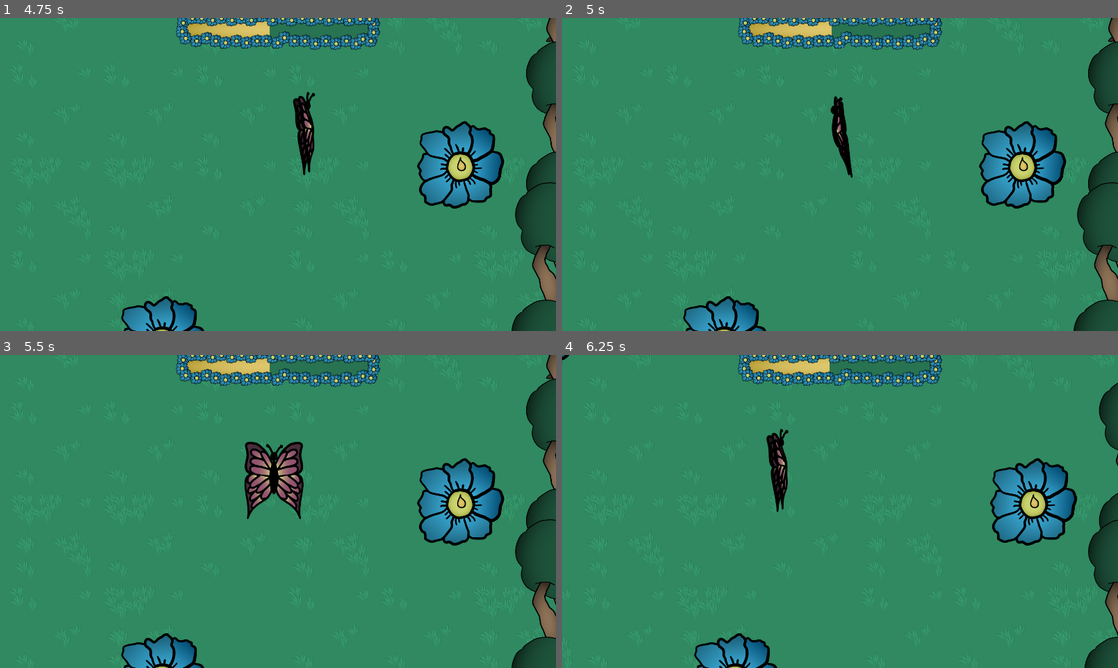
Above: before the commit, frames 1-4 (two rows, left to right).
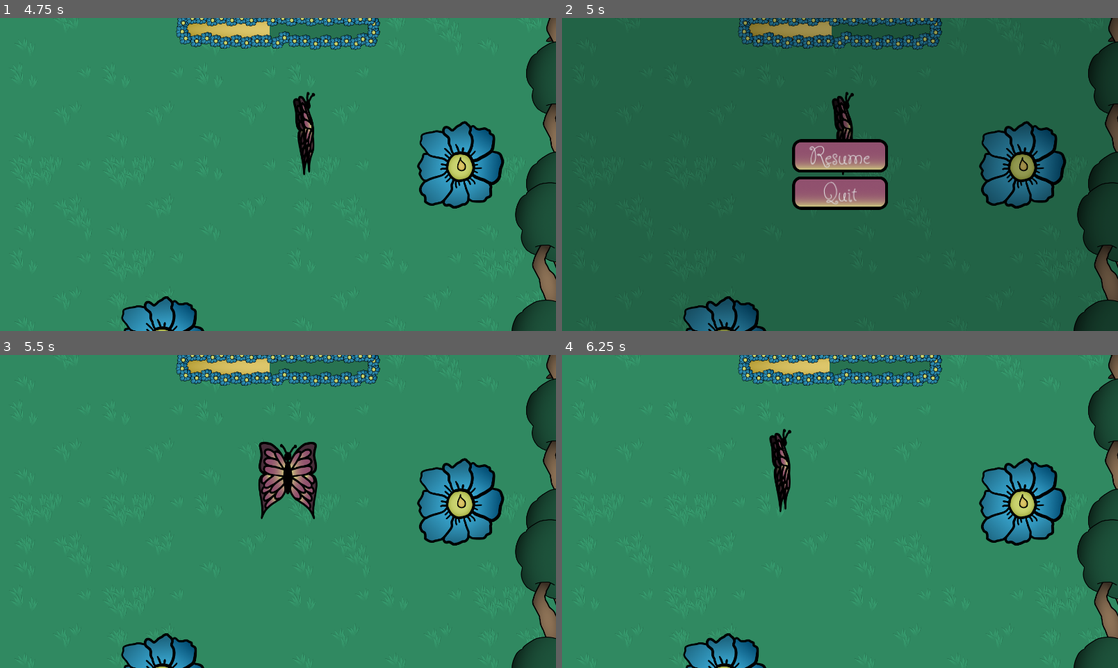
Above: after the commit, the same moments.

Repository: VRiveland/hungry-hungry-butterfly
Game: Godot game, scene res://Scenes/main_menu.tscn
Same seed, same stepped clock (60 frames per second), same inputs: the game is played once before the commit and once after it.
Inputs (mouse positions are in pixels of both pictures, inside the frame that each line leads up to):
- Up to frame 1 (4.75 s): click "Start" at 0.5 s; hold D (move_right) 1.28-2.03 s; hold E (eat) 1.28-2.03 s; hold S (move_down) 2.03-2.78 s; tap E (eat) at 2.1, 3.6 s; hold D (move_right) 2.78-3.53 s; hold E (eat) 2.78-3.53 s; hold W (move_up) 3.53-4.28 s; hold A (move_left) from 4.28 s (still down); hold E (eat) from 4.28 s (still down)
- Up to frame 2 (5 s): keep holding A (move_left); keep holding E (eat); tap Space (pause, bound only after the commit) at 4.9 s
- Up to frame 3 (5.5 s): release A (move_left) at 5 s; release E (eat) at 5 s; click (278, 492) at 5 s, where only the run after the commit has a clickable "Resume"
- Up to frame 4 (6.25 s): hold A (move_left) from 5.78 s (still down); tap E (eat) at 5.85 s

Frame 1 is identical in both runs. In frame 2, 94% of the frame differs, in the area x 0-100%, y 0-100%; in frame 3, 2.4%; in frame 4, 6.8%.

Commit message:
Added pause menu

Diff:
--- a/Scenes/Characters and objects/flower.gd
+++ b/Scenes/Characters and objects/flower.gd
@@ -4,6 +4,15 @@
 var nectar_available = false
 @onready var hunger_bar = get_tree().get_first_node_in_group("hunger")
 
+@onready var paused = false: set = _set_paused
+
+
+func _set_paused(is_paused):
+	if paused:
+		$NectarTimer.set_paused(false)
+	else:
+		$NectarTimer.set_paused(true)
+	paused = is_paused
 
 # Called when the node enters the scene tree for the first time.
 func _ready():
--- a/Scenes/Characters and objects/player.gd
+++ b/Scenes/Characters and objects/player.gd
@@ -1,56 +1,65 @@
 extends CharacterBody2D
-
 
 @export var speed = 384
 var prev_animation
 
+@onready var paused = false: set = _set_paused
+
+func _set_paused(is_paused):
+	if is_paused:
+		$AnimatedSprite2D.pause()
+		paused = true
+	else:
+		$AnimatedSprite2D.play()
+		paused = false
 
 func _physics_process(delta):
-	var velocity = Vector2.ZERO # The player's movement vector.
-	if Input.is_action_pressed("move_right"):
-		velocity.x = 1
-	if Input.is_action_pressed("move_left"):
-		velocity.x = -1
-	if Input.is_action_pressed("move_down"):
-		velocity.y = 1
-	if Input.is_action_pressed("move_up"):
-		velocity.y = -1
+	if paused == false:
+		var velocity = Vector2.ZERO # The player's movement vector.
+		if Input.is_action_pressed("move_right"):
+			velocity.x = 1
+		if Input.is_action_pressed("move_left"):
+			velocity.x = -1
+		if Input.is_action_pressed("move_down"):
+			velocity.y = 1
+		if Input.is_action_pressed("move_up"):
+			velocity.y = -1
 
-	if velocity.length() > 0:
-		velocity = velocity.normalized() * speed
-	else:
-		$AnimatedSprite2D.animation = "default"
-
-	if velocity.x < 0:
-		$AnimatedSprite2D.flip_h = true
-	elif velocity.x > 0:
-		$AnimatedSprite2D.flip_h = false
-
-	if velocity.y > 0:
-		if velocity.x != 0:
-			prev_animation = "not_down"
-			$AnimatedSprite2D.animation = "diagonal_down"
-			$AnimatedSprite2D.flip_v = false
-		else:
-			$AnimatedSprite2D.animation = "new_up"
-			$AnimatedSprite2D.flip_v = true
-			if prev_animation != "down":
-				$AnimatedSprite2D.flip_h = !$AnimatedSprite2D.flip_h
-			prev_animation = "down"
-	elif velocity.y < 0:
-		prev_animation = "not_down"
-		$AnimatedSprite2D.flip_v = false
-		if velocity.x != 0:
-			$AnimatedSprite2D.animation = "diagonal_up"
-		else:
-			$AnimatedSprite2D.animation = "new_up"
-	else:
-		prev_animation = "not_down"
-		$AnimatedSprite2D.flip_v = false
-		if velocity.x != 0:
-			$AnimatedSprite2D.animation = "sideways"
+		if velocity.length() > 0:
+			velocity = velocity.normalized() * speed
 		else:
 			$AnimatedSprite2D.animation = "default"
 
-	$AnimatedSprite2D.play()
-	var collision = move_and_collide(velocity * delta)
+		if velocity.x < 0:
+			$AnimatedSprite2D.flip_h = true
+		elif velocity.x > 0:
+			$AnimatedSprite2D.flip_h = false
+
+		if velocity.y > 0:
+			if velocity.x != 0:
+				prev_animation = "not_down"
+				$AnimatedSprite2D.animation = "diagonal_down"
+				$AnimatedSprite2D.flip_v = false
+			else:
+				$AnimatedSprite2D.animation = "new_up"
+				$AnimatedSprite2D.flip_v = true
+				if prev_animation != "down":
+					$AnimatedSprite2D.flip_h = !$AnimatedSprite2D.flip_h
+				prev_animation = "down"
+		elif velocity.y < 0:
+			prev_animation = "not_down"
+			$AnimatedSprite2D.flip_v = false
+			if velocity.x != 0:
+				$AnimatedSprite2D.animation = "diagonal_up"
+			else:
+				$AnimatedSprite2D.animation = "new_up"
+		else:
+			prev_animation = "not_down"
+			$AnimatedSprite2D.flip_v = false
+			if velocity.x != 0:
+				$AnimatedSprite2D.animation = "sideways"
+			else:
+				$AnimatedSprite2D.animation = "default"
+
+		$AnimatedSprite2D.play()
+		var collision = move_and_collide(velocity * delta)
--- a/Scenes/game.tscn
+++ b/Scenes/game.tscn
@@ -1,9 +1,11 @@
-[gd_scene load_steps=7 format=3 uid="uid://bdlu6tn5mcm3x"]
+[gd_scene load_steps=9 format=3 uid="uid://bdlu6tn5mcm3x"]
 
 [ext_resource type="TileSet" uid="uid://mofbtwyy7o3n" path="res://Assets/tiles/ground.tres" id="1_7tqww"]
 [ext_resource type="PackedScene" uid="uid://d3gjdd3ated67" path="res://Scenes/utility/World_boundary.tscn" id="5_fttj8"]
 [ext_resource type="PackedScene" uid="uid://c0odyx3ty6dnq" path="res://Scenes/Characters and objects/tree.tscn" id="6_w33x6"]
+[ext_resource type="PackedScene" uid="uid://chka4gopjjtq" path="res://Scenes/pause_menu.tscn" id="7_14jly"]
 [ext_resource type="PackedScene" uid="uid://dpxbidrmvf2wg" path="res://Scenes/Characters and objects/player.tscn" id="7_cfsja"]
+[ext_resource type="PackedScene" uid="uid://2juv7jxdm721" path="res://Scenes/utility/pause_manager.tscn" id="7_umbwm"]
 [ext_resource type="PackedScene" uid="uid://b0ototm16twck" path="res://Scenes/Characters and objects/flower.tscn" id="8_vftps"]
 [ext_resource type="PackedScene" uid="uid://bmwogjhkcns78" path="res://Scenes/utility/hunger_bar.tscn" id="9_uwriq"]
 
@@ -165,3 +167,12 @@
 grow_horizontal = 2
 size_flags_horizontal = 0
 size_flags_vertical = 0
+
+[node name="CanvasLayer2" type="CanvasLayer" parent="."]
+
+[node name="PauseManager" parent="CanvasLayer2" instance=ExtResource("7_umbwm")]
+
+[node name="PauseMenu" parent="CanvasLayer2" groups=["pause"] instance=ExtResource("7_14jly")]
+visible = false
+
+[connection signal="resume_game" from="CanvasLayer2/PauseMenu" to="CanvasLayer2/PauseManager" method="_on_pause_menu_resume_game"]
--- /dev/null
+++ b/Scenes/pause_menu.gd
@@ -0,0 +1,11 @@
+extends Control
+
+signal resume_game
+
+
+func _on_resume_button_pressed():
+	resume_game.emit()
+
+
+func _on_quit_button_pressed():
+	get_tree().quit()
--- /dev/null
+++ b/Scenes/pause_menu.tscn
@@ -0,0 +1,45 @@
+[gd_scene load_steps=4 format=3 uid="uid://chka4gopjjtq"]
+
+[ext_resource type="PackedScene" uid="uid://cbqsjts0yhsmx" path="res://Scenes/utility/menu buttons/resume_button.tscn" id="1_1b71y"]
+[ext_resource type="Script" path="res://Scenes/pause_menu.gd" id="1_bh0jd"]
+[ext_resource type="PackedScene" uid="uid://cd8gxqk3ekomn" path="res://Scenes/utility/menu buttons/quit_button.tscn" id="2_dc77s"]
+
+[node name="PauseMenu" type="Control"]
+z_index = 500
+layout_mode = 3
+anchors_preset = 15
+anchor_right = 1.0
+anchor_bottom = 1.0
+grow_horizontal = 2
+grow_vertical = 2
+script = ExtResource("1_bh0jd")
+
+[node name="ColorRect" type="ColorRect" parent="."]
+layout_mode = 0
+offset_right = 2476.0
+offset_bottom = 1431.0
+color = Color(0, 0, 0, 0.278431)
+
+[node name="VBoxContainer" type="VBoxContainer" parent="."]
+layout_mode = 1
+anchors_preset = 8
+anchor_left = 0.5
+anchor_top = 0.5
+anchor_right = 0.5
+anchor_bottom = 0.5
+offset_left = -132.5
+offset_top = -97.0
+offset_right = 132.5
+offset_bottom = 97.0
+grow_horizontal = 2
+grow_vertical = 2
+theme_override_constants/separation = 10
+
+[node name="ResumeButton" parent="VBoxContainer" instance=ExtResource("1_1b71y")]
+layout_mode = 2
+
+[node name="QuitButton" parent="VBoxContainer" instance=ExtResource("2_dc77s")]
+layout_mode = 2
+
+[connection signal="pressed" from="VBoxContainer/ResumeButton" to="." method="_on_resume_button_pressed"]
+[connection signal="pressed" from="VBoxContainer/QuitButton" to="." method="_on_quit_button_pressed"]
--- a/Scenes/utility/hunger_bar.gd
+++ b/Scenes/utility/hunger_bar.gd
@@ -1,7 +1,15 @@
 extends TextureProgressBar
 
 @onready var food = value : set = _set_food
+@onready var paused = false : set = _set_paused
 
+
+func _set_paused(is_paused):
+	if paused:
+		$HungerTimer.set_paused(false)
+	else:
+		$HungerTimer.set_paused(true)
+	paused = is_paused
 
 func _set_food(food_value_change):
 	var prev_food = food
--- /dev/null
+++ b/Scenes/utility/menu buttons/resume_button.tscn
@@ -0,0 +1,28 @@
+[gd_scene load_steps=8 format=3 uid="uid://cbqsjts0yhsmx"]
+
+[ext_resource type="FontFile" uid="uid://dv8rag8inyld8" path="res://Assets/ButterflyKids-Regular.ttf" id="1_bfcnp"]
+[ext_resource type="Texture2D" uid="uid://cdpxxuul0onkf" path="res://Assets/ui/Plain menu button.png" id="2_jbjom"]
+
+[sub_resource type="StyleBoxEmpty" id="StyleBoxEmpty_fnqtg"]
+
+[sub_resource type="StyleBoxEmpty" id="StyleBoxEmpty_ujmv1"]
+
+[sub_resource type="StyleBoxEmpty" id="StyleBoxEmpty_8otcg"]
+
+[sub_resource type="StyleBoxEmpty" id="StyleBoxEmpty_pb8fp"]
+
+[sub_resource type="StyleBoxEmpty" id="StyleBoxEmpty_284ii"]
+
+[node name="ResumeButton" type="Button"]
+offset_right = 40.0
+offset_bottom = 40.0
+theme_override_fonts/font = ExtResource("1_bfcnp")
+theme_override_font_sizes/font_size = 70
+theme_override_styles/normal = SubResource("StyleBoxEmpty_fnqtg")
+theme_override_styles/hover = SubResource("StyleBoxEmpty_ujmv1")
+theme_override_styles/pressed = SubResource("StyleBoxEmpty_8otcg")
+theme_override_styles/disabled = SubResource("StyleBoxEmpty_pb8fp")
+theme_override_styles/focus = SubResource("StyleBoxEmpty_284ii")
+text = "Resume"
+icon = ExtResource("2_jbjom")
+icon_alignment = 1
--- /dev/null
+++ b/Scenes/utility/pause_manager.gd
@@ -0,0 +1,25 @@
+extends Node2D
+
+@onready var player = get_tree().get_first_node_in_group("player")
+@onready var pause_menu = get_tree().get_first_node_in_group("pause")
+@onready var hunger_bar = get_tree().get_first_node_in_group("hunger")
+@onready var flowers = get_tree().get_nodes_in_group("flowers")
+
+@onready var paused = false
+
+
+func _input(event):
+	if event.is_action_pressed("pause"):
+		_handle_paused_change(!paused)
+
+func _handle_paused_change(new_value):
+	player._set_paused(new_value)
+	pause_menu.visible = new_value
+	hunger_bar._set_paused(new_value)
+	for flower in flowers:
+		flower._set_paused(new_value)
+	paused = new_value
+
+
+func _on_pause_menu_resume_game():
+	_handle_paused_change(false)
--- /dev/null
+++ b/Scenes/utility/pause_manager.tscn
@@ -0,0 +1,6 @@
+[gd_scene load_steps=2 format=3 uid="uid://2juv7jxdm721"]
+
+[ext_resource type="Script" path="res://Scenes/utility/pause_manager.gd" id="1_hb6sj"]
+
+[node name="PauseManager" type="Node2D"]
+script = ExtResource("1_hb6sj")
--- a/project.godot
+++ b/project.godot
@@ -59,6 +59,12 @@
 "events": [Object(InputEventKey,"resource_local_to_scene":false,"resource_name":"","device":-1,"window_id":0,"alt_pressed":false,"shift_pressed":false,"ctrl_pressed":false,"meta_pressed":false,"pressed":false,"keycode":0,"physical_keycode":69,"key_label":0,"unicode":101,"echo":false,"script":null)
 ]
 }
+pause={
+"deadzone": 0.5,
+"events": [Object(InputEventKey,"resource_local_to_scene":false,"resource_name":"","device":-1,"window_id":0,"alt_pressed":false,"shift_pressed":false,"ctrl_pressed":false,"meta_pressed":false,"pressed":false,"keycode":0,"physical_keycode":32,"key_label":0,"unicode":32,"echo":false,"script":null)
+, Object(InputEventKey,"resource_local_to_scene":false,"resource_name":"","device":-1,"window_id":0,"alt_pressed":false,"shift_pressed":false,"ctrl_pressed":false,"meta_pressed":false,"pressed":false,"keycode":0,"physical_keycode":4194305,"key_label":0,"unicode":0,"echo":false,"script":null)
+]
+}
 
 [layer_names]
 
